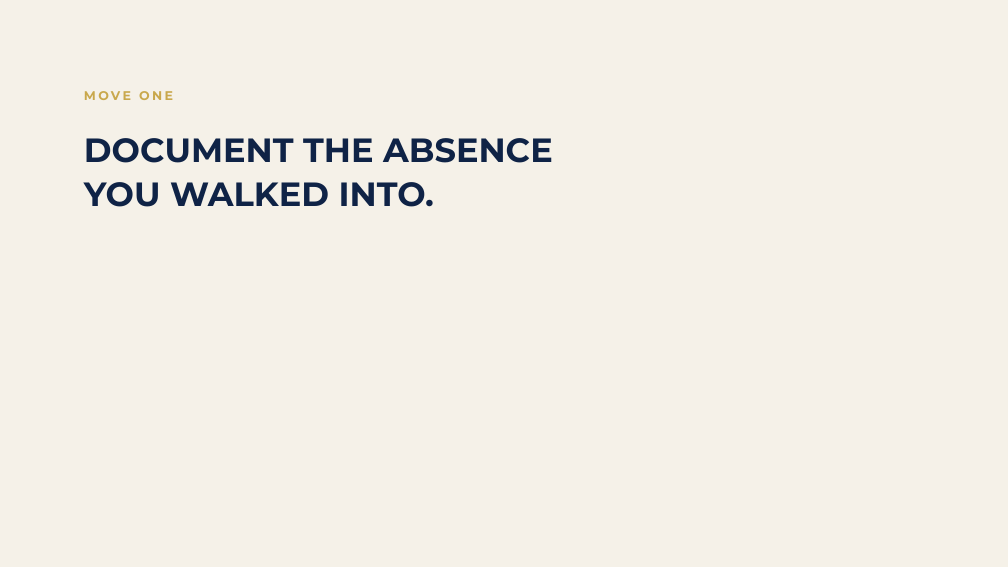
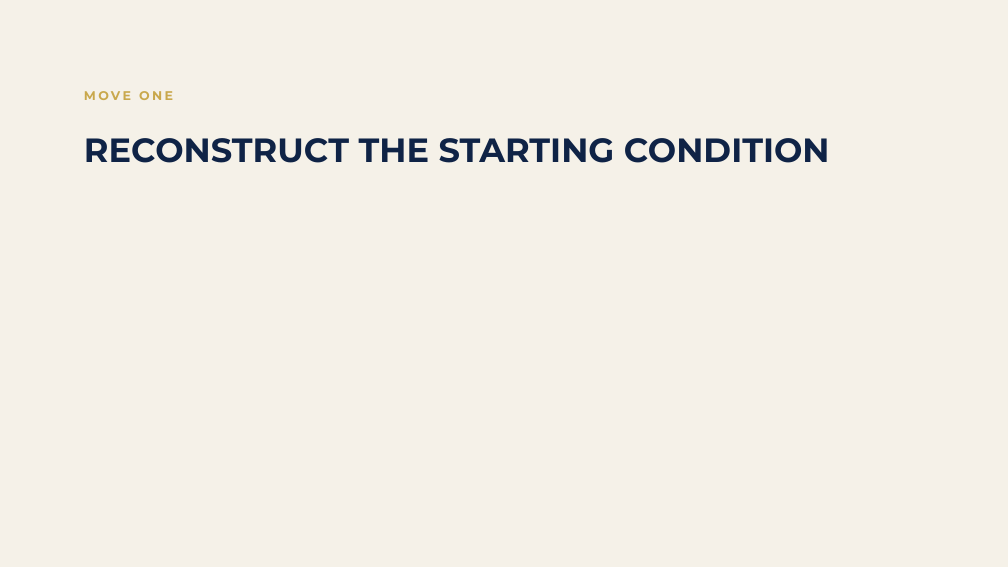
Before and after one commit to temidanielle/temidayoafonja-site, a slide deck: slide 8 of deliverables/video-7-slides/out/Video_7_Reveal_Builds.pptx. Drawn at 1008x567 pixels with LibreOffice and Linux fonts; fonts in the diff are those of the drawing. Boxes give left, top, right and bottom in pixels: in the first picture for what was removed or moved away, otherwise in the second. Text is boxed around its words. In the diff, an @@ line names an element or a change of style, - is before the commit and + after.

```diff
--- a/deliverables/video-7-slides/out/Video_7_Reveal_Builds.pptx
+++ b/deliverables/video-7-slides/out/Video_7_Reveal_Builds.pptx
@@ text at [84,138,830,163]: text changed @@
-DOCUMENT THE ABSENCE
-YOU WALKED INTO.
+RECONSTRUCT THE STARTING CONDITION
```
Also in this commit, not shown: 2 other slides changed, 4 slides added, 4 slides removed, 26 other files.
